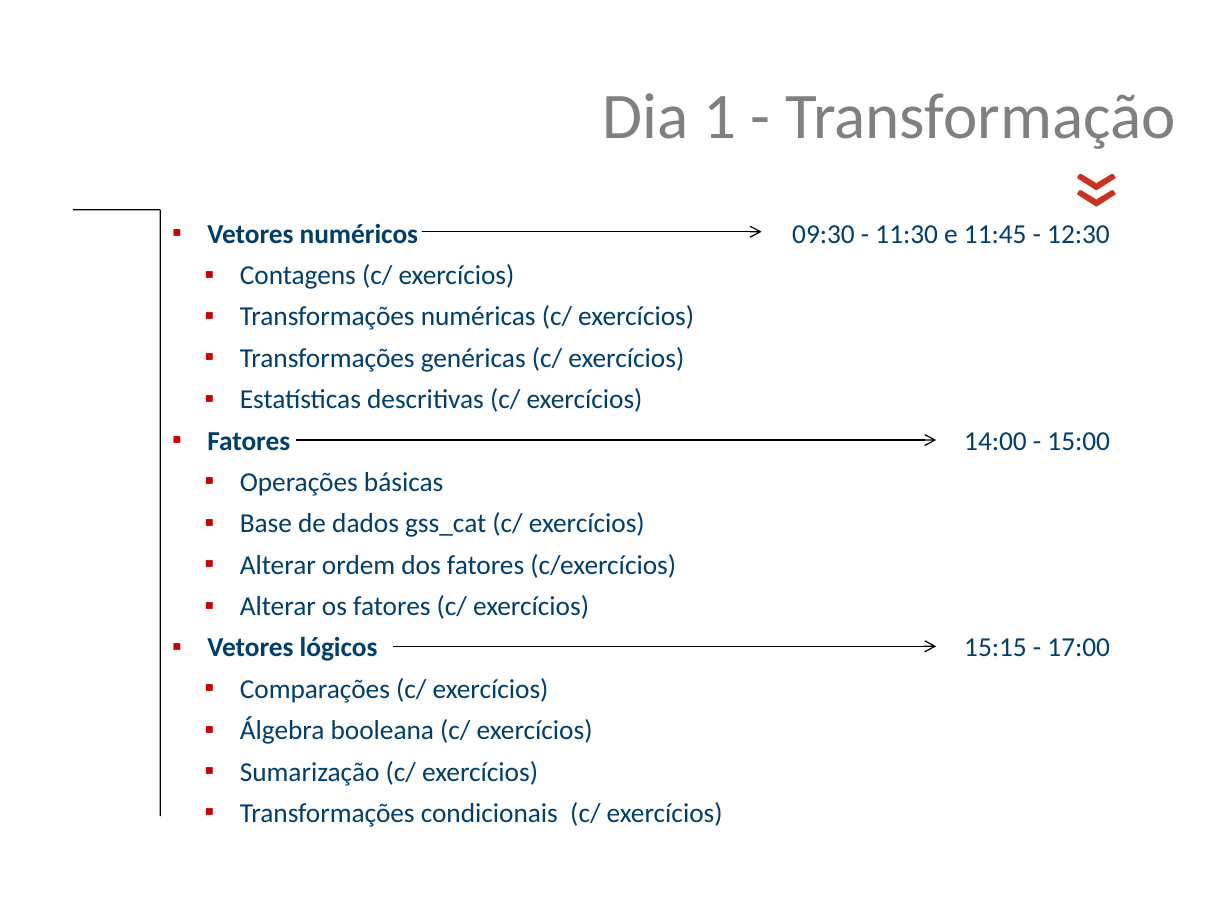
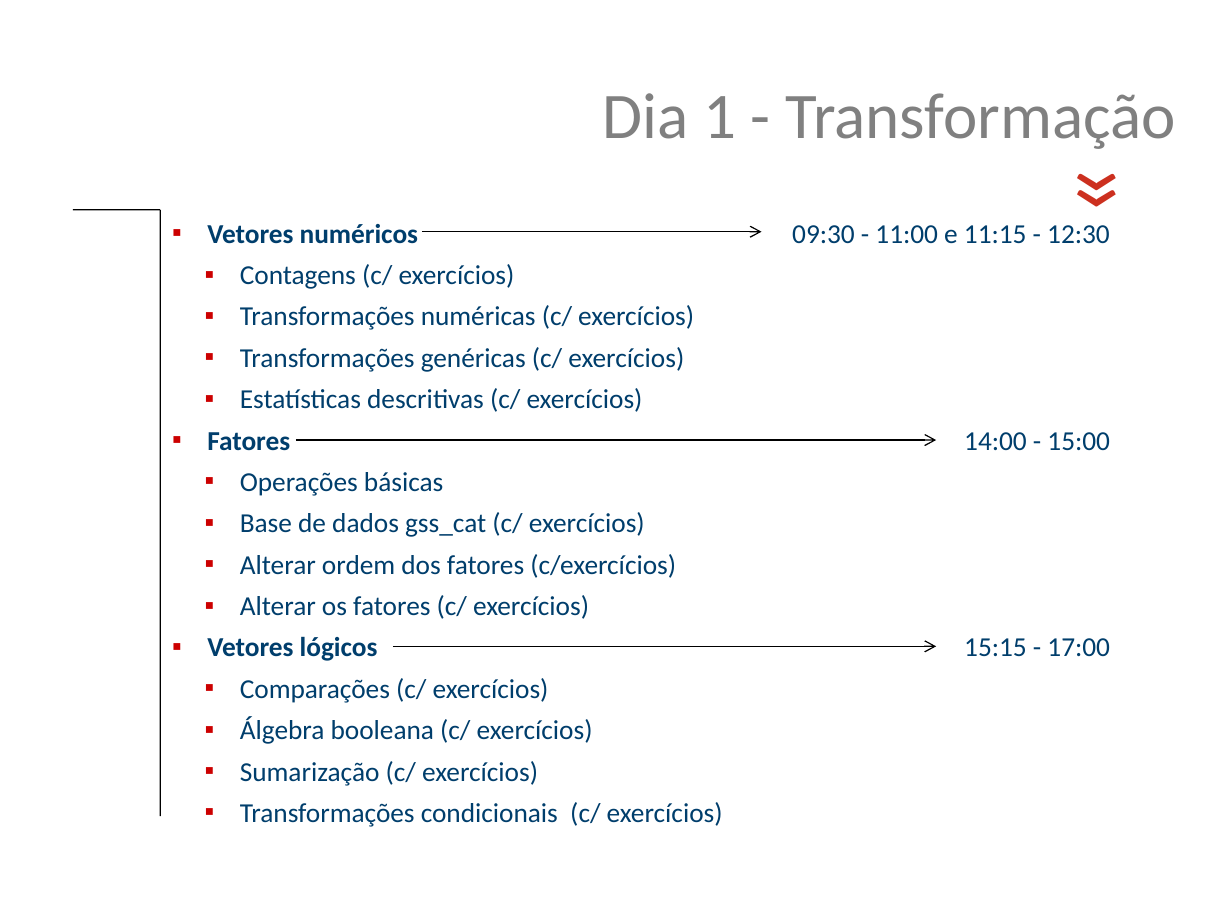
Before and after one commit to jsollari/DSR-II2024, a slide deck: slide 7 of docs/DSR-II2024_JL_slides.pptx. Drawn at 1232x924 pixels with LibreOffice and Linux fonts; fonts in the diff are those of the drawing; background and template pictures are left out. Boxes give left, top, right and bottom in pixels: in the first picture for what was removed or moved away, otherwise in the second. Text is boxed around its words. In the diff, an @@ line names an element or a change of style, - is before the commit and + after.

```diff
--- a/docs/DSR-II2024_JL_slides.pptx
+++ b/docs/DSR-II2024_JL_slides.pptx
@@ text at [792, 225, 1110, 244]: text changed @@
-09:30 - 11:30 e 11:45 - 12:30
+09:30 - 11:00 e 11:15 - 12:30
```
Also in this commit, not shown: 10 other slides changed, 9 slides added, 35 other files.
